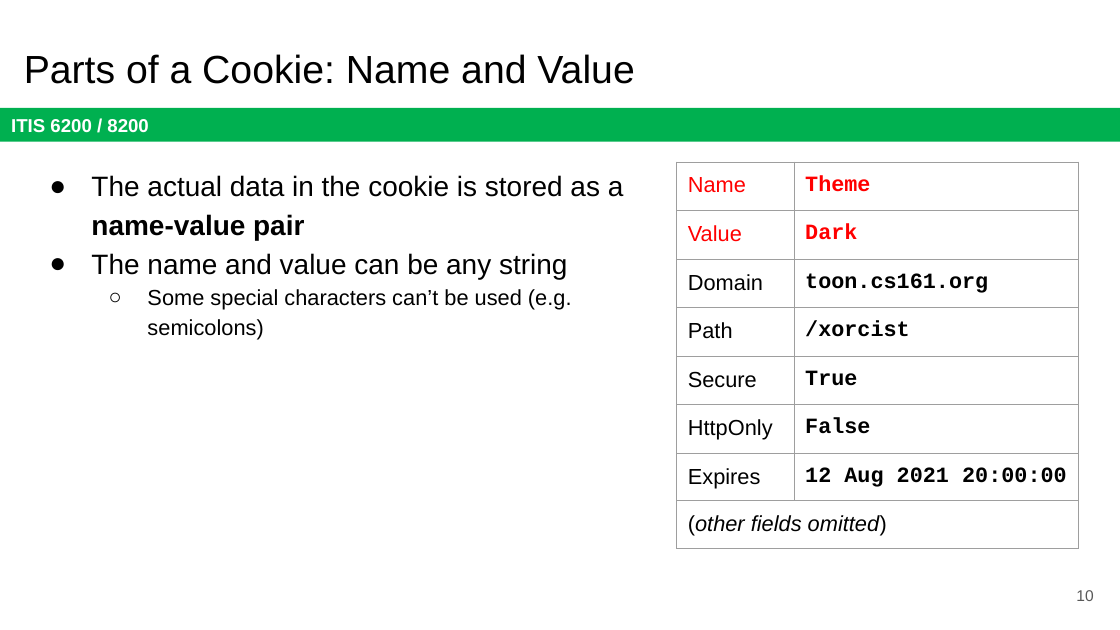
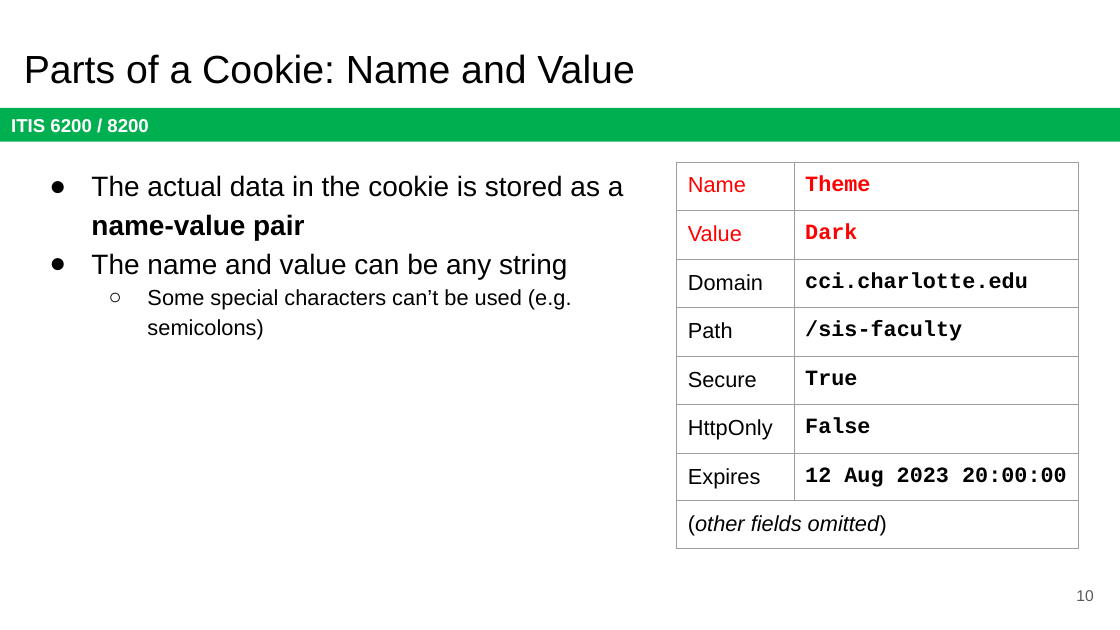
Before and after one commit to jx5c/github.io, a slide deck: slide 10 of teaching/ITIS6200/2023fa/lectures/lec11.pptx. Drawn at 1120x630 pixels with LibreOffice and Linux fonts; fonts in the diff are those of the drawing. Boxes give left, top, right and bottom in pixels: in the first picture for what was removed or moved away, otherwise in the second. Text is boxed around its words. In the diff, an @@ line names an element or a change of style, - is before the commit and + after.

```diff
--- a/teaching/ITIS6200/2023fa/lectures/lec11.pptx
+++ b/teaching/ITIS6200/2023fa/lectures/lec11.pptx
@@ table at (676, 162, 1079, 551) @@
-row 3, column 2: toon.cs161.org
+row 3, column 2: cci.charlotte.edu
-row 4, column 2: /xorcist
+row 4, column 2: /sis-faculty
-row 7, column 2: 12 Aug 2021 20:00:00
+row 7, column 2: 12 Aug 2023 20:00:00
```
Also in this commit, not shown: 10 other slides changed.
